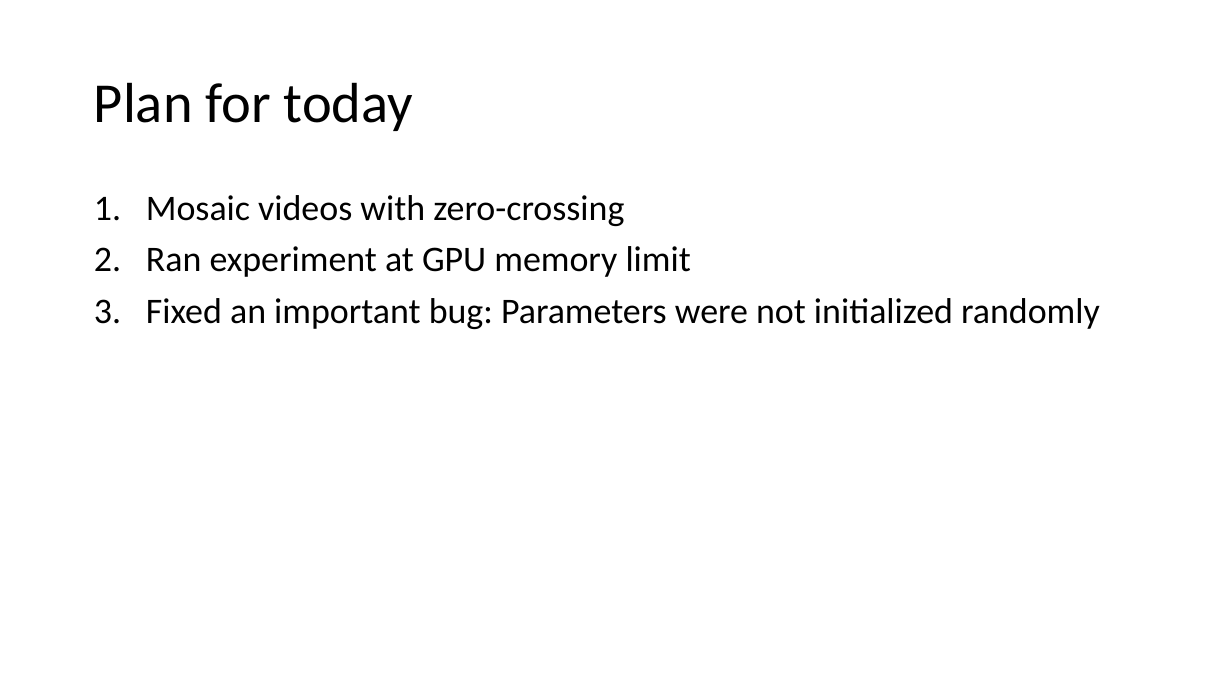
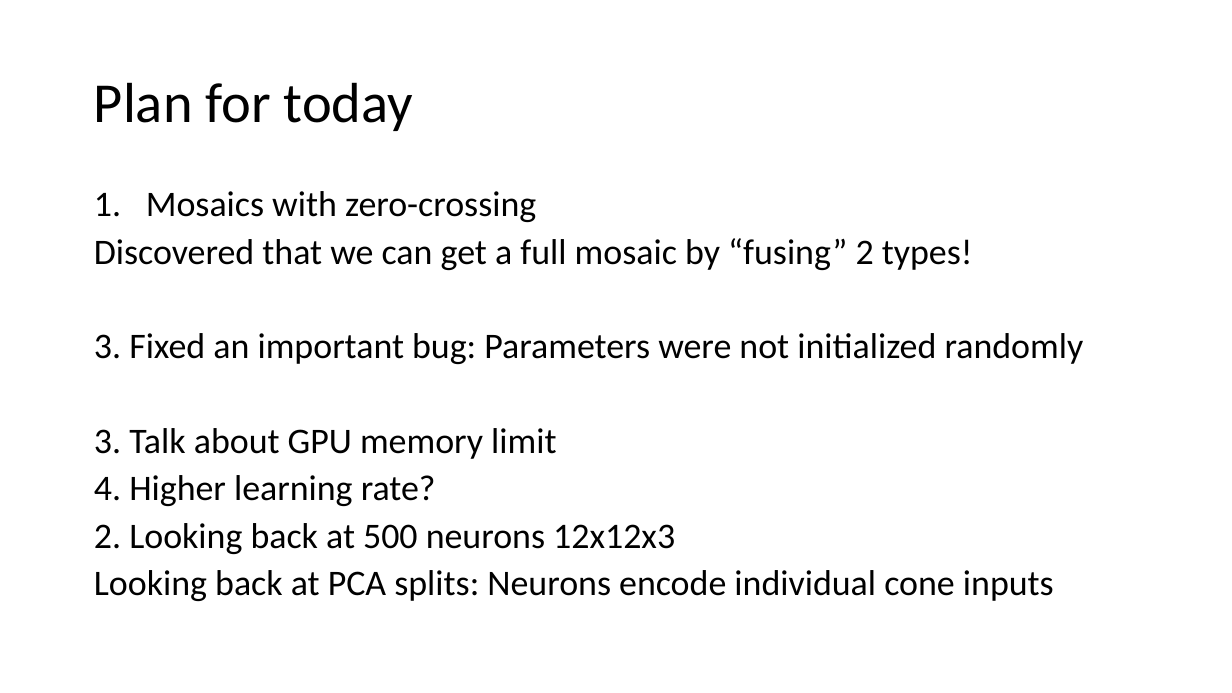
Before and after one commit to pearsonlab/efficientcodingcolor, a slide deck: slide 2 of Meetings/February_14th_2024.pptx. Drawn at 1232x693 pixels with LibreOffice and Linux fonts; fonts in the diff are those of the drawing. Boxes give left, top, right and bottom in pixels: in the first picture for what was removed or moved away, otherwise in the second. Text is boxed around its words. In the diff, an @@ line names an element or a change of style, - is before the commit and + after.

```diff
--- a/Meetings/February_14th_2024.pptx
+++ b/Meetings/February_14th_2024.pptx
@@ text at (94,191,1084,601): text changed @@
-1. Mosaic videos with zero-crossing
-2. Ran experiment at GPU memory limit
-3. Fixed an important bug: Parameters were not initialized randomly
+1. Mosaics with zero-crossing
+Discovered that we can get a full mosaic by “fusing” 2 types!
+3. Fixed an important bug: Parameters were not initialized randomly
+3. Talk about GPU memory limit
+4. Higher learning rate?
+2. Looking back at 500 neurons 12x12x3
+Looking back at PCA splits: Neurons encode individual cone inputs
```
Also in this commit, not shown: 1 other slide changed, 3 slides added, 3 slides removed, 3 other files.
